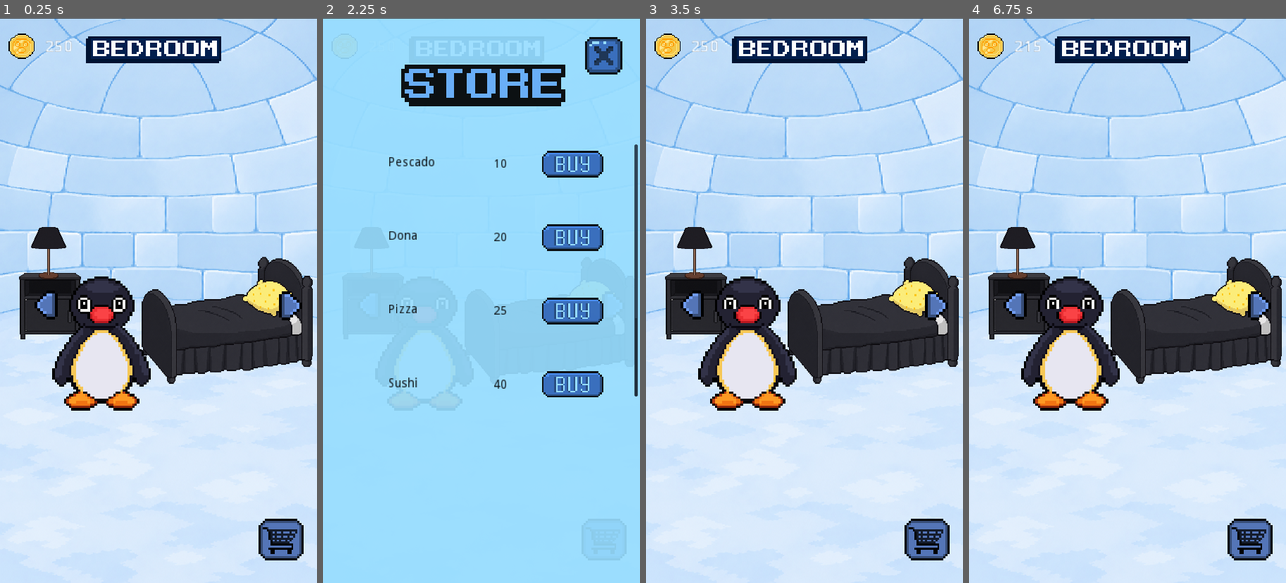
Above: before the commit, frames 1-4 (left to right).
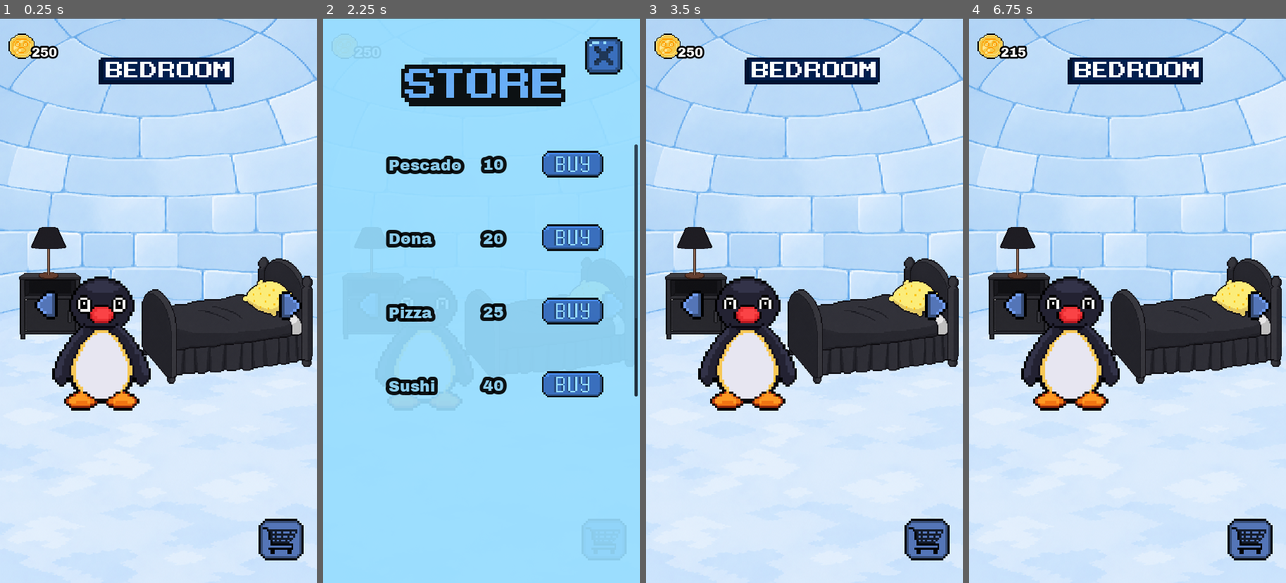
Above: after the commit, the same moments.

Repository: fiatsenko-tech/Pingu-Pet
Game: Godot game, scene res://tscn/Juego.tscn
Two runs of this game, one before a commit and one after it. Both use one fixed random seed, a clock stepped at 60 frames per second and the inputs below. The project has no main scene, so this scene is started directly.
Inputs (mouse positions are in pixels of both pictures, inside the frame that each line leads up to):
- Up to frame 1 (0.25 s): no input
- Up to frame 2 (2.25 s): click (373, 311) at 0.5 s; click (608, 311) at 1.25 s; click (605, 554) at 2 s
- Up to frame 3 (3.5 s): click (931, 57) at 2.75 s
- Up to frame 4 (6.75 s): click (1251, 554) at 3.5 s; click (1216, 176) at 4.27 s; click (1019, 311) at 5 s; click (1254, 311) at 5.75 s; click (1254, 57) at 6.5 s

The runs differ from the first frame. In frame 1, 3.8% of the frame differs, in the area x 9-74%, y 3-12%; in frame 2, 2.4%; in frame 3, 3.8%; in frame 4, 3.8%.

Commit message:
Guardado 2

Diff:
--- a/scripts/Dormitorio.gd
+++ b/scripts/Dormitorio.gd
@@ -23,6 +23,8 @@
 func pingu_termino_de_acostarse():
 	pingu_acostado = true
 
+	print("Pingu está acostado en la cama")
+
 	if not lampara.encendida and Necesidades.energia < 100:
 		var pingu = get_tree().current_scene.get_node("Pingu")
 		pingu.dormirse()
@@ -33,6 +35,9 @@
 func pingu_termino_de_despertar():
 	pingu_durmiendo = false
 	Necesidades.pingu_durmiendo = false
+
+	var pingu = get_tree().current_scene.get_node("Pingu")
+	pingu.puede_arrastrarse = true
 
 	print("Pingu terminó de despertar. Sigue acostado: ", pingu_acostado)
 
--- a/scripts/Juego.gd
+++ b/scripts/Juego.gd
@@ -60,6 +60,9 @@
 	pingu.global_position = posicion_pingu.global_position
 	pingu.habitacion_actual = habitacion_actual
 
+	if habitacion_actual != 2:
+		pingu.salir_de_la_cama()
+
 	if habitacion.has_node("Plato"):
 		var plato = habitacion.get_node("Plato")
 		plato.configurar_pingu(pingu)
--- a/scripts/Pingu.gd
+++ b/scripts/Pingu.gd
@@ -4,9 +4,13 @@
 var mensaje_tiempo = 0.0
 var nivel_espuma = 0
 var habitacion_actual = 0
+
 var arrastrando = false
 var offset_arrastre = Vector2.ZERO
 var posicion_anterior = Vector2.ZERO
+var sobre_cama = false
+var posicion_cama = Vector2.ZERO
+var puede_arrastrarse = true
 
 signal llego_al_destino
 signal termino_de_acostarse
@@ -21,7 +25,10 @@
 func _ready():
 	area_comida.connect("area_entered", self, "_on_area_comida_entered")
 	area_comida.connect("area_exited", self, "_on_area_comida_exited")
+
 	area_arrastre.connect("input_event", self, "_on_area_arrastre_input_event")
+	area_arrastre.connect("area_entered", self, "_on_area_arrastre_area_entered")
+	area_arrastre.connect("area_exited", self, "_on_area_arrastre_area_exited")
 
 	animated_sprite.connect("animation_finished", self, "_on_animation_finished")
 
@@ -32,17 +39,45 @@
 	if habitacion_actual != 2:
 		return
 
+	if not puede_arrastrarse:
+		return
+
 	if event is InputEventMouseButton:
 		if event.button_index == BUTTON_LEFT:
 			if event.pressed:
-				print("Comenzó arrastre")
 				arrastrando = true
 				posicion_anterior = global_position
 				offset_arrastre = global_position - get_global_mouse_position()
 			else:
-				print("Terminó arrastre")
 				arrastrando = false
-				global_position = posicion_anterior
+
+				if sobre_cama:
+					global_position = posicion_cama
+					quedarse_en_cama()
+				else:
+					global_position = posicion_anterior
+
+func quedarse_en_cama():
+	puede_arrastrarse = false
+	animated_sprite.play("acostado")
+	emit_signal("termino_de_acostarse")
+
+func _on_area_arrastre_area_entered(area):
+	print("ENTRO A UN AREA: ", area.name)
+
+	if habitacion_actual != 2:
+		return
+
+	if area.name == "AreaCama":
+		print("ENCONTRO LA CAMA")
+		sobre_cama = true
+		posicion_cama = area.get_parent().get_node("PosicionPinguCama").global_position
+
+func _on_area_arrastre_area_exited(area):
+	print("SALIO DE UN AREA: ", area.name)
+
+	if area.name == "AreaCama":
+		sobre_cama = false
 
 func _on_area_comida_entered(area):
 	print("Comida entro en pingu")
@@ -98,3 +133,7 @@
 
 func despertar():
 	animated_sprite.play("abrir_ojos")
+
+func salir_de_la_cama():
+	puede_arrastrarse = true
+	animated_sprite.play("idle")
--- a/tscn/Bano.tscn
+++ b/tscn/Bano.tscn
@@ -42,7 +42,7 @@
 }
 
 [node name="Sprite" type="Sprite" parent="."]
-position = Vector2( 533, 203 )
+position = Vector2( 529, 278 )
 scale = Vector2( 6.53572, 7.33571 )
 texture = ExtResource( 7 )
 
--- a/tscn/Comedor.tscn
+++ b/tscn/Comedor.tscn
@@ -35,15 +35,14 @@
 }
 
 [node name="Sprite" type="Sprite" parent="."]
-position = Vector2( 612, 258 )
-scale = Vector2( 8.64286, 7.97857 )
+position = Vector2( 611, 287 )
+scale = Vector2( 7.26429, 6.41786 )
 texture = ExtResource( 17 )
 
 [node name="PosicionPingu" type="Position2D" parent="."]
 position = Vector2( 546, 1100 )
 
 [node name="Refrigerador" type="Node2D" parent="."]
-visible = false
 position = Vector2( 181, 765 )
 script = ExtResource( 3 )
 
@@ -57,6 +56,7 @@
 shape = SubResource( 1 )
 
 [node name="PanelRefrigerador" type="Panel" parent="Refrigerador"]
+visible = false
 margin_left = 235.0
 margin_top = -624.0
 margin_right = 894.0
--- a/tscn/Dormitorio.tscn
+++ b/tscn/Dormitorio.tscn
@@ -9,7 +9,7 @@
 [ext_resource path="res://Assets Definitivos/Botones y labels/Habitaciones-1.png.png" type="Texture" id=7]
 
 [sub_resource type="RectangleShape2D" id=2]
-extents = Vector2( 156, 105 )
+extents = Vector2( 253, 190 )
 
 [sub_resource type="CapsuleShape2D" id=1]
 radius = 59.0
@@ -27,7 +27,7 @@
 expand = true
 
 [node name="Sprite2" type="Sprite" parent="."]
-position = Vector2( 566, 212 )
+position = Vector2( 608, 284 )
 scale = Vector2( 7.80714, 7.65714 )
 texture = ExtResource( 7 )
 
@@ -41,11 +41,16 @@
 scale = Vector2( 0.420288, 0.502258 )
 texture = ExtResource( 6 )
 
-[node name="Area2D" type="Area2D" parent="Cama"]
+[node name="AreaCama" type="Area2D" parent="Cama"]
+collision_layer = 8
+collision_mask = 8
 
-[node name="CollisionShape2D" type="CollisionShape2D" parent="Cama/Area2D"]
-position = Vector2( 20, 39 )
+[node name="CollisionShape2D" type="CollisionShape2D" parent="Cama/AreaCama"]
+position = Vector2( 58, -46 )
 shape = SubResource( 2 )
+
+[node name="PosicionPinguCama" type="Position2D" parent="Cama"]
+position = Vector2( 8, -26 )
 
 [node name="Sprite" type="Sprite" parent="."]
 position = Vector2( 169, 969 )
--- a/tscn/Juego.tscn
+++ b/tscn/Juego.tscn
@@ -8,6 +8,13 @@
 [ext_resource path="res://Assets Definitivos/Botones y labels/New Piskel-7.png.png" type="Texture" id=6]
 [ext_resource path="res://Assets Definitivos/Botones y labels/New Piskel-1.png(4).png" type="Texture" id=7]
 [ext_resource path="res://Assets Definitivos/Botones y labels/New Piskel-2.png(3).png" type="Texture" id=8]
+[ext_resource path="res://ArchivoBlack-Regular.ttf" type="DynamicFontData" id=9]
+
+[sub_resource type="DynamicFont" id=1]
+size = 45
+outline_size = 6
+outline_color = Color( 0, 0, 0, 1 )
+font_data = ExtResource( 9 )
 
 [node name="Juego" type="Control"]
 anchor_right = 1.0
@@ -51,14 +58,20 @@
 texture_normal = ExtResource( 4 )
 texture_pressed = ExtResource( 8 )
 
+[node name="Sprite" type="Sprite" parent="UI"]
+position = Vector2( -61, 26 )
+scale = Vector2( 3.27083, 3.25 )
+texture = ExtResource( 6 )
+
 [node name="LabelMonedas" type="Label" parent="UI"]
 anchor_left = -0.1
 anchor_right = -0.1
-margin_left = 16.0
-margin_top = -12.0
-margin_right = 45.0
-margin_bottom = 2.0
-rect_scale = Vector2( 4, 4 )
+margin_left = -27.0
+margin_top = 10.0
+margin_right = 18.0
+margin_bottom = 60.0
+custom_fonts/font = SubResource( 1 )
+text = "1"
 
 [node name="BotonTienda" type="TextureButton" parent="UI"]
 anchor_left = -3.404
@@ -71,8 +84,3 @@
 margin_bottom = 1691.76
 rect_scale = Vector2( 7, 7 )
 texture_normal = ExtResource( 5 )
-
-[node name="Sprite" type="Sprite" parent="UI"]
-position = Vector2( -61, 26 )
-scale = Vector2( 3.27083, 3.25 )
-texture = ExtResource( 6 )
--- a/tscn/Pingu.tscn
+++ b/tscn/Pingu.tscn
@@ -100,6 +100,7 @@
 animation = "durmiendo"
 
 [node name="AnimatedSpriteEspuma" type="AnimatedSprite" parent="."]
+position = Vector2( 15, -6 )
 scale = Vector2( 8, 8 )
 frames = SubResource( 4 )
 animation = "espuma_2"
--- a/tscn/ProductoTienda.tscn
+++ b/tscn/ProductoTienda.tscn
@@ -1,7 +1,20 @@
-[gd_scene load_steps=3 format=2]
+[gd_scene load_steps=6 format=2]
 
 [ext_resource path="res://scripts/ProductoTienda.gd" type="Script" id=1]
 [ext_resource path="res://Assets Definitivos/Botones y labels/New Piskel-3.png(2).png" type="Texture" id=2]
+[ext_resource path="res://ArchivoBlack-Regular.ttf" type="DynamicFontData" id=3]
+
+[sub_resource type="DynamicFont" id=1]
+size = 54
+outline_size = 12
+outline_color = Color( 0, 0, 0, 1 )
+font_data = ExtResource( 3 )
+
+[sub_resource type="DynamicFont" id=2]
+size = 54
+outline_size = 12
+outline_color = Color( 0, 0, 0, 1 )
+font_data = ExtResource( 3 )
 
 [node name="ProductoTienda" type="Control"]
 anchor_right = 1.0
@@ -19,21 +32,19 @@
 margin_bottom = 152.0
 
 [node name="Nombre" type="Label" parent="."]
-modulate = Color( 0, 0, 0, 1 )
 margin_left = 229.0
 margin_top = 42.0
-margin_right = 289.0
+margin_right = 312.0
 margin_bottom = 74.0
-rect_scale = Vector2( 3, 3 )
-text = "Nombre"
+custom_fonts/font = SubResource( 1 )
+text = "comida"
 
 [node name="Precio" type="Label" parent="."]
-modulate = Color( 0, 0, 0, 1 )
-margin_left = 587.0
-margin_top = 47.0
-margin_right = 617.0
-margin_bottom = 74.0
-rect_scale = Vector2( 3, 3 )
+margin_left = 552.0
+margin_top = 40.0
+margin_right = 741.0
+margin_bottom = 100.0
+custom_fonts/font = SubResource( 2 )
 text = "Precio"
 
 [node name="BotonComprar" type="TextureButton" parent="."]
Binary file added: ArchivoBlack-Regular.ttf
Not shown: 1 places in tscn/Juego.tscn that only renumber resources
